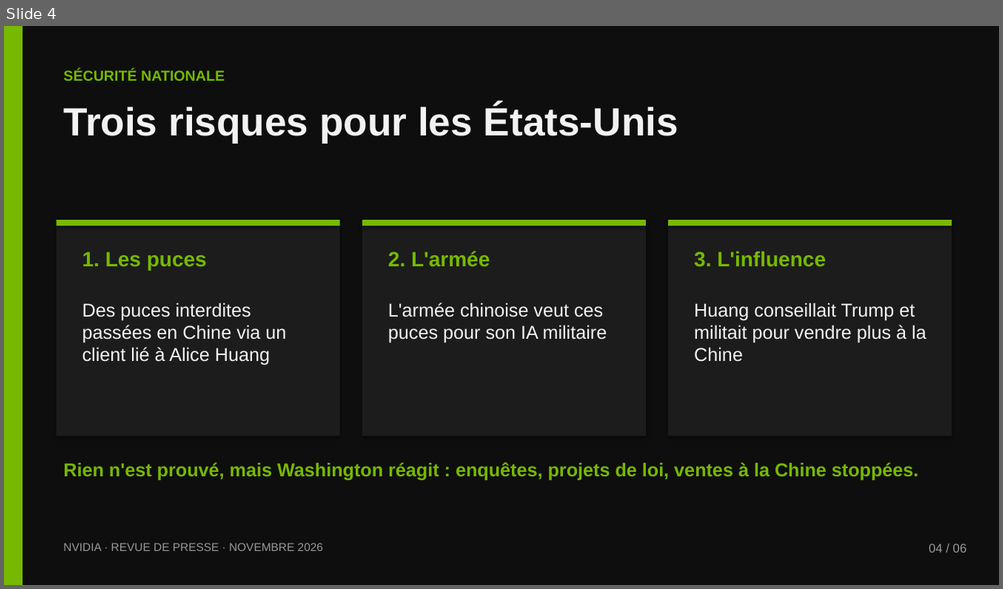
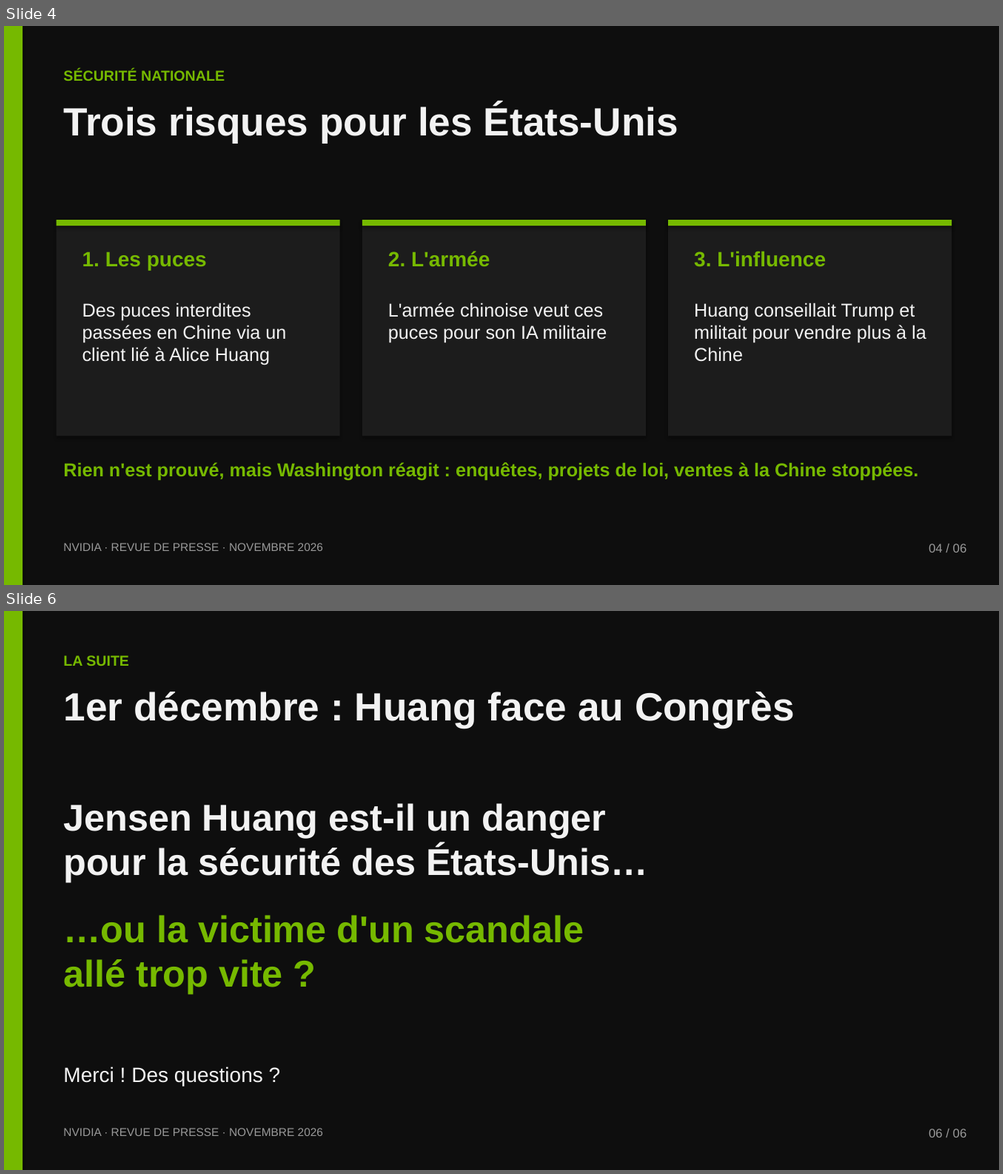
Before and after one commit to dehamnaadam-hue/Encole, a slide deck: nvidia/Nvidia-revue-de-presse.pptx. Shown one above the other, each under a label of ours: slide 4 before the commit, slides 4 and 6 after it; the slides between them are not shown. The pictures are 1003x589 and 1003x1174 pixels, drawn with LibreOffice and Linux fonts; fonts in the diff are those of the drawing. Boxes give left, top, right and bottom in pixels: in the first picture for what was removed or moved away, otherwise in the second. Text is boxed around its words. In the diff, an @@ line names an element or a change of style, - is before the commit and + after.

```diff
--- a/nvidia/Nvidia-revue-de-presse.pptx
+++ b/nvidia/Nvidia-revue-de-presse.pptx
@@ slide 6 added at (x1=4, y1=611, x2=999, y2=1170), background #0E0E0E @@
@@ rectangle added at (x1=4, y1=611, x2=22, y2=1170), fill #76B900 @@
@@ text added at (x1=63, y1=655, x2=129, y2=666), 14 pt, text #76B900, bold @@
+LA SUITE
@@ text added at (x1=63, y1=692, x2=794, y2=729), 38 pt, text #F2F2F2, bold @@
+1er décembre : Huang face au Congrès
@@ text added at (x1=63, y1=803, x2=647, y2=883), 36 pt, text #F2F2F2, bold @@
+Jensen Huang est-il un danger
+pour la sécurité des États-Unis…
@@ text added at (x1=63, y1=915, x2=584, y2=994), 36 pt, text #76B900, bold @@
+…ou la victime d'un scandale
+allé trop vite ?
@@ text added at (x1=63, y1=1067, x2=263, y2=1086), 20 pt, text #F2F2F2 @@
+Merci ! Des questions ?
@@ text added at (x1=63, y1=1128, x2=323, y2=1136), 11 pt, text #9A9A9A @@
+NVIDIA · REVUE DE PRESSE · NOVEMBRE 2026
@@ text added at (x1=928, y1=1129, x2=967, y2=1138), 12 pt, text #9A9A9A @@
+06 / 06
```
Also in this commit, not shown: 1 slide changed, 1 other slide added, 2 slides removed, 1 other file.
